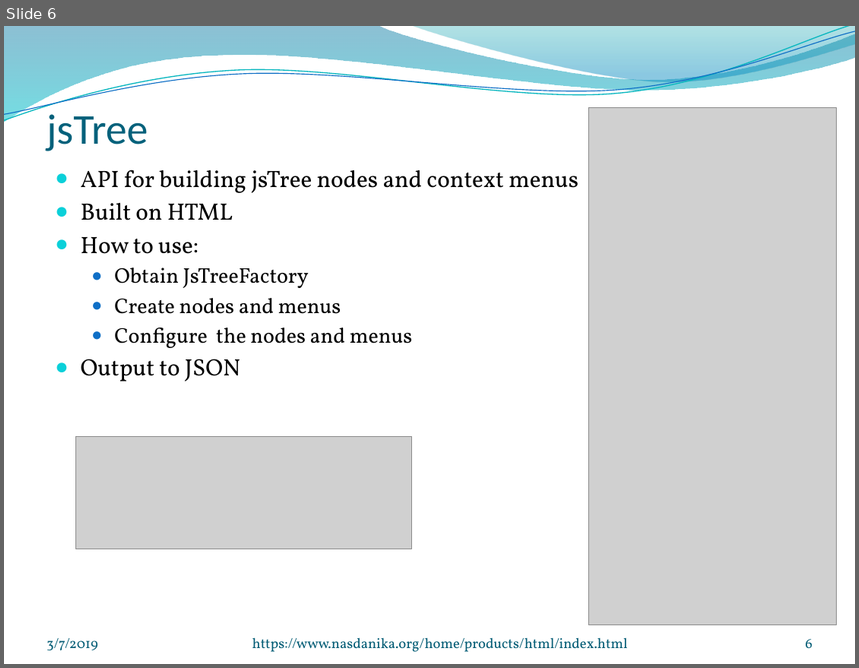
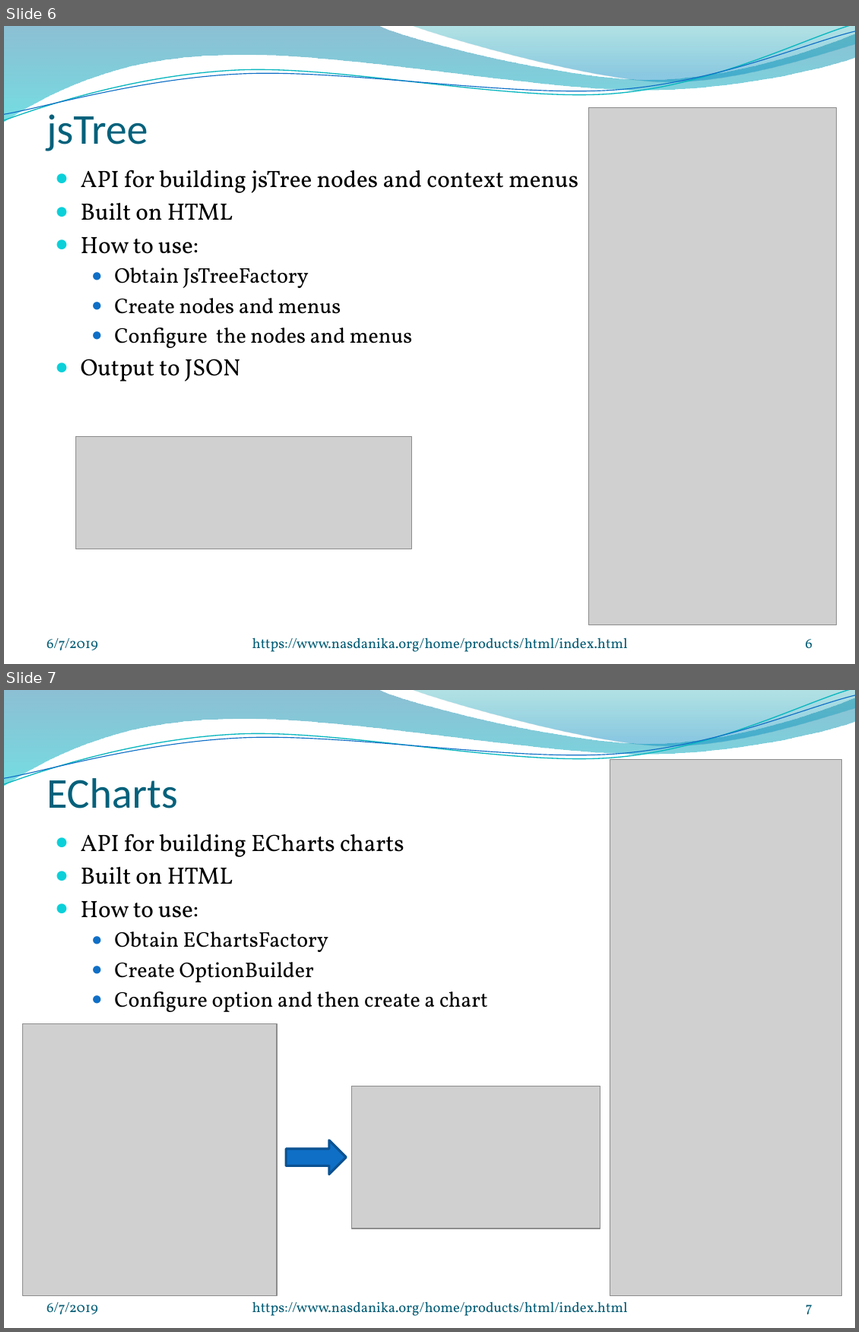
Before and after one commit to Nasdanika/html, a slide deck: repository/src/site/resources/Nasdanika-HTML.pptx. Shown one above the other, each under a label of ours: slide 6 before the commit, slides 6 and 7 after it. The pictures are 859x668 and 859x1332 pixels, drawn with LibreOffice and Linux fonts; fonts in the diff are those of the drawing; grey boxes stand for pictures; background and template pictures are left out. Boxes give left, top, right and bottom in pixels: in the first picture for what was removed or moved away, otherwise in the second. Text is boxed around its words. In the diff, an @@ line names an element or a change of style, - is before the commit and + after.

```diff
--- a/repository/src/site/resources/Nasdanika-HTML.pptx
+++ b/repository/src/site/resources/Nasdanika-HTML.pptx
@@ slide 7 added at box(4, 690, 855, 1328), background picture (left out); not listed: 4 template elements that a slide beside it also shows @@
@@ title added at box(47, 778, 178, 809), 36 pt, text #04617B @@
+ECharts
@@ picture added at box(610, 759, 842, 1296) @@
@@ text added at box(81, 834, 488, 1012), 18 pt, text #000000 @@
+● API for building ECharts charts
+● Built on HTML
+● How to use:
+  ● Obtain EChartsFactory
+  ● Create OptionBuilder
+  ● Configure option and then create a chart
@@ picture added at box(23, 1024, 278, 1297) @@
@@ picture added at box(352, 1087, 601, 1229) @@
@@ right arrow added at box(286, 1140, 346, 1174), fill #0F6FC6, outline #0B5292 2 pt @@
@@ text added at box(47, 1303, 98, 1315), 12 pt, text #045D75 @@
+6/7/2019
@@ text added at box(253, 1302, 628, 1316), 12 pt, text #045D75 @@
+https://www.nasdanika.org/home/products/html/index.html
@@ page number added at box(806, 1305, 813, 1315), 12 pt, text #045D75 @@
+7
@@ slide 6 changed as well @@
@@ text at box(47, 639, 98, 651): text changed @@
-3/7/2019
+6/7/2019
```
Also in this commit, not shown: 9 other slides changed, 1 other slide added, 5 other files.
